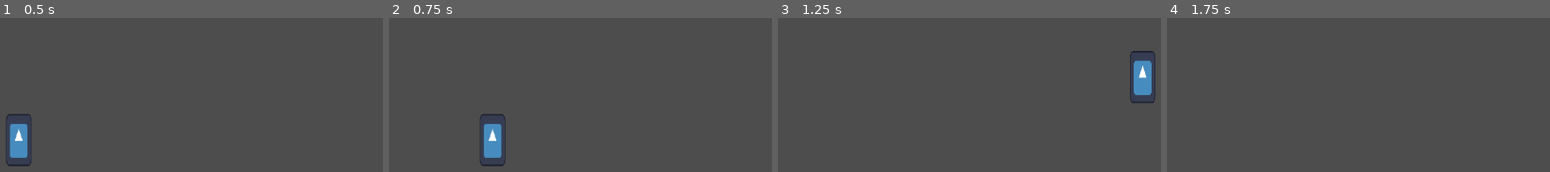
Above: before the commit, frames 1-4 (left to right).
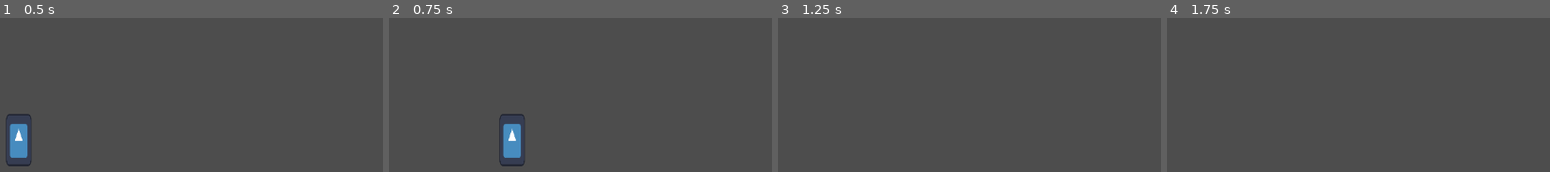
Above: after the commit, the same moments.

Repository: JAMF1/Godot-Project-1-
Game: Godot game, scene res://scenes/main.tscn
Two runs of this game, one before a commit and one after it. Both use one fixed random seed, a clock stepped at 60 frames per second and the inputs below. The engine's default icon, where the game draws it, is replaced by a stand-in: a white triangle on a blue panel in a dark square.
Inputs:
- Up to frame 1 (0.5 s): no input
- Up to frame 2 (0.75 s): hold D (move_right) from 0.53 s (still down); hold Shift (run) from 0.53 s (still down); tap Ctrl (dash) at 0.6 s
- Up to frame 3 (1.25 s): keep holding D (move_right); keep holding Shift (run); tap Space (jump) at 0.77, 1.07 s
- Up to frame 4 (1.75 s): keep holding D (move_right); release Shift (run) at 1.28 s; tap Shift (run) at 1.35 s; tap Space (jump) at 1.52, 1.55 s

Frame 1 is identical in both runs. In frame 2, 2.6% of the frame differs, in the area x 23-36%, y 62-97%; in frame 3, 1.4%; in frame 4, nothing differs.

Commit message:
Add dash functionality
-Add dash functionality
Need to add a toggle if the game needs it

Diff:
--- a/project.godot
+++ b/project.godot
@@ -46,6 +46,11 @@
 , Object(InputEventMouseButton,"resource_local_to_scene":false,"resource_name":"","device":-1,"window_id":0,"alt_presse …(249 unchanged characters)…
 ]
 }
+attack={
+"deadzone": 0.5,
+"events": [Object(InputEventMouseButton,"resource_local_to_scene":false,"resource_name":"","device":-1,"window_id":0,"alt_pressed":false,"shift_pressed":false,"ctrl_pressed":false,"meta_pressed":false,"button_mask":1,"position":Vector2(277, 20),"global_position":Vector2(286, 66),"factor":1.0,"button_index":1,"canceled":false,"pressed":true,"double_click":false,"script":null)
+]
+}
 
 [rendering]
 
--- a/scenes/player/player.tscn
+++ b/scenes/player/player.tscn
@@ -11,6 +11,10 @@
 [ext_resource type="Script" path="res://scripts/player/double_jump.gd" id="9_beb52"]
 [ext_resource type="Script" path="res://scripts/player/dash.gd" id="10_yyj3y"]
 
+[sub_resource type="Curve" id="Curve_ulsg4"]
+_data = [Vector2(0, 1), 0.0, 0.0, 0, 0, Vector2(0.890135, 0.714527), -1.17101, -1.17101, 0, 0, Vector2(1, 0.472973), 0.0, 0.0, 0, 0]
+point_count = 3
+
 [sub_resource type="CapsuleShape2D" id="CapsuleShape2D_030pa"]
 radius = 18.0
 height = 80.0
@@ -18,7 +22,7 @@
 [node name="player" type="CharacterBody2D"]
 script = ExtResource("1_883oo")
 smooth_movement_enabled = false
-run_speed = 800.0
+dash_curve = SubResource("Curve_ulsg4")
 
 [node name="Sprite2D" type="Sprite2D" parent="."]
 position = Vector2(-1.5, 0)
--- a/scripts/player/dash.gd
+++ b/scripts/player/dash.gd
@@ -1,30 +1,53 @@
 extends State
 @onready var player: CharacterBody2D = $"../.."
-@export var dash_speed: float = 1000.0
-@export var dash_max_distance: float = 300.0
-@export var dash_curve: Curve
-@export var dash_cooldown: float = 1.0
-var dash_start_position := 0
-var dash_direction := 0
-var dash_timer := 0
+
+#var is_invincible: bool = false
+#var dash_speed: float = 1000.0
+#var dash_max_distance: float = 300.0
+#@export var dash_curve: Curve
+#var dash_cooldown: float = 1.0
+#var is_dashing: bool = false
+#var dash_start_position := 0
+#var dash_direction := 0
+#var dash_timer := 0
+
 
 func Enter():
-	#Remember to add correct sprite
 	print("Entering Dash State")
+	if player.can_dash:
+		player.is_invincible = true
+		player.can_dash = false
+		player.is_dashing = true
+		player.dash_start_position = player.position.x
+		player.dash_timer = player.dash_cooldown
 
-	dash_start_position = player.position.x
-	dash_direction = 1
-	dash_timer = dash_cooldown
-
-
-
+	if Input.is_action_pressed("move_right"):
+		player.dash_direction = 1
+	elif Input.is_action_pressed("move_left"):
+		player.dash_direction = -1
+	else:
+		player.dash_direction = sign(player.velocity.x) if player.velocity.x != 0 else 1
 
 
 func Update(_delta):
-	pass
+	if not player.is_dashing:
+		if not player.is_on_floor():
+			Transition.emit(self.name, "falling")
+		if player.is_on_floor() and (Input.is_action_pressed("move_left") or Input.is_action_pressed("move_right")):
+			Transition.emit(self.name, "walk")
+		else:
+			Transition.emit(self.name, "idle")
 
 func Physics_Update(_delta):
-	pass
+	if player.is_dashing:
+		var current_distance = abs(player.position.x - player.dash_start_position)
+		if current_distance >= player.dash_max_distance or player.is_on_wall():
+			player.is_dashing = false
+			player.velocity.x = 0
+
+		else:
+			player.velocity.x = player.dash_direction * player.dash_speed * player.dash_curve.sample(current_distance / player.dash_max_distance)
+			player.velocity.y = 0
 
 func Exit():
-	pass
+	player.is_invincible = false
--- a/scripts/player/double_jump.gd
+++ b/scripts/player/double_jump.gd
@@ -11,6 +11,10 @@
 
 
 func Physics_Update(delta):
+	#Dash
+	if Input.is_action_just_pressed("dash") and player.can_dash:
+		Transition.emit(self.name, "dash")
+
 	if not player.is_on_floor():
 		player.velocity.y += player.gravity * delta
 
@@ -19,6 +23,3 @@
 
 	if player.velocity.y >= -50:
 		Transition.emit(self.name,"falling")
-
-func Exit():
-	pass
--- a/scripts/player/falling.gd
+++ b/scripts/player/falling.gd
@@ -32,6 +32,9 @@
 	elif player.is_on_floor():
 		Transition.emit(self.name, "idle")
 
+	if Input.is_action_just_pressed("dash") and player.can_dash:
+		Transition.emit(self.name, "dash")
+
 func Physics_Update(delta):
 	jump_buffer_clock = max(jump_buffer_clock - delta, 0)
 	coyote_time_clock = max(coyote_time_clock - delta, 0)
--- a/scripts/player/idle.gd
+++ b/scripts/player/idle.gd
@@ -18,13 +18,12 @@
 	#Falling
 	if not player.is_on_floor():
 		Transition.emit(self.name, "falling")
-
 	#Dash
-	if Input.is_action_just_pressed("dash"):
+	if Input.is_action_just_pressed("dash") and player.can_dash:
 		Transition.emit(self.name, "dash")
 
 
-func Physics_Update(delta):
+func Physics_Update(_delta):
 	if player.smooth_movement_enabled:
 		player.velocity.x = move_toward(player.velocity.x,
 		0,
--- a/scripts/player/jump.gd
+++ b/scripts/player/jump.gd
@@ -21,5 +21,8 @@
 	var direction = Input.get_axis("move_left","move_right")
 	player.velocity.x = direction * player.speed
 
+	if Input.is_action_just_pressed("dash") and player.can_dash:
+		Transition.emit(self.name, "dash")
+
 	if player.velocity.y >= -50:
 		Transition.emit(self.name,"falling")
--- a/scripts/player/player.gd
+++ b/scripts/player/player.gd
@@ -1,21 +1,42 @@
 extends CharacterBody2D
 
 @export var smooth_movement_enabled: bool = true
+var deacceleration: float = 0.1
+var acceleration: float = 0.1
+
+@export var walking_speed: float = 600.0
+@export var run_speed: float = 1000.0
+var speed: float = 600.0
+
 
 #JUMPING VARIABLES
 @export var jump_velocity: float = -800.0
 @export var gravity: float = 1500
 @export var fall_gravity: float = 2500
 #DOUBLE JUMP VARIABLES
-@export var double_jump_velocity: float = -400.0
+@export var double_jump_velocity: float = -500.0
 var used_double_jump = false
 
+#DASH PARAMETERS / Dodge parameters
+var is_invincible: bool = false
+var can_dash: bool = false
 
-@export var walking_speed: float = 600.0
-@export var run_speed: float = 1000.0
-var speed: float = 600.0
-var deacceleration: float = 0.1
-var acceleration: float = 0.1
+@export var dash_curve: Curve
+var dash_speed: float = 1000.0
+var dash_max_distance: float = 300.0
 
-func _physics_process(_delta: float) -> void:
+var is_dashing: bool = false
+var dash_start_position := 0
+var dash_direction := 0
+
+var dash_cooldown: float = 1.0
+var dash_timer: float = 0.0
+
+func _physics_process(delta: float) -> void:
 	move_and_slide()
+
+	#Dash Timer
+	if dash_timer > 0:
+		dash_timer -= delta
+	else:
+		can_dash = true
--- a/scripts/player/run.gd
+++ b/scripts/player/run.gd
@@ -27,6 +27,8 @@
 		player.velocity.x = move_toward(player.velocity.x,
 		dir * player.speed,
 		player.speed * player.acceleration)
+		#player.dash_direction = dir
 
 	else:
 		player.velocity.x = dir * player.run_speed
+		#player.dash_direction = dir
--- a/scripts/player/walk.gd
+++ b/scripts/player/walk.gd
@@ -22,6 +22,10 @@
 	if not player.is_on_floor():
 		Transition.emit(self.name, "falling")
 
+	#Dash
+	if Input.is_action_just_pressed("dash") and player.can_dash:
+		Transition.emit(self.name, "dash")
+
 
 func Physics_Update(_delta):
 	var dir = Input.get_axis("move_left","move_right")
@@ -30,6 +34,8 @@
 		player.velocity.x = move_toward(player.velocity.x,
 		dir * player.speed,
 		player.speed * player.acceleration)
+		#player.dash_direction = dir
 
 	else:
 		player.velocity.x = dir * player.walking_speed
+		#player.dash_direction = dir
Not shown: 1 places in scenes/player/player.tscn that only renumber resources
